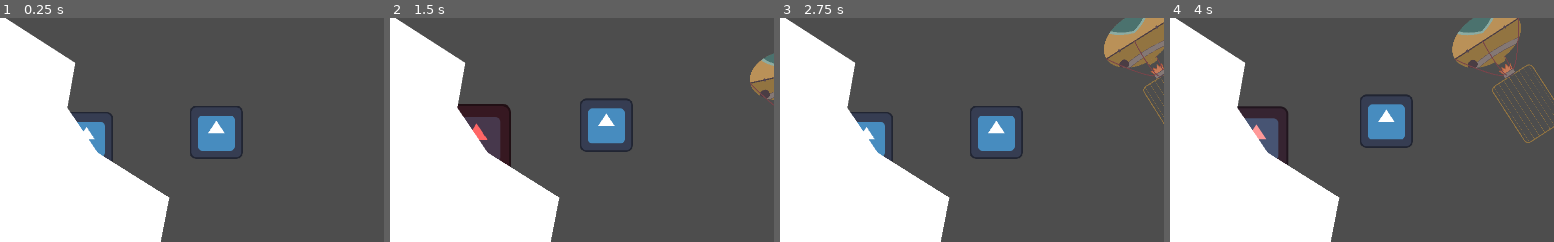
Above: before the commit, frames 1-4 (left to right).
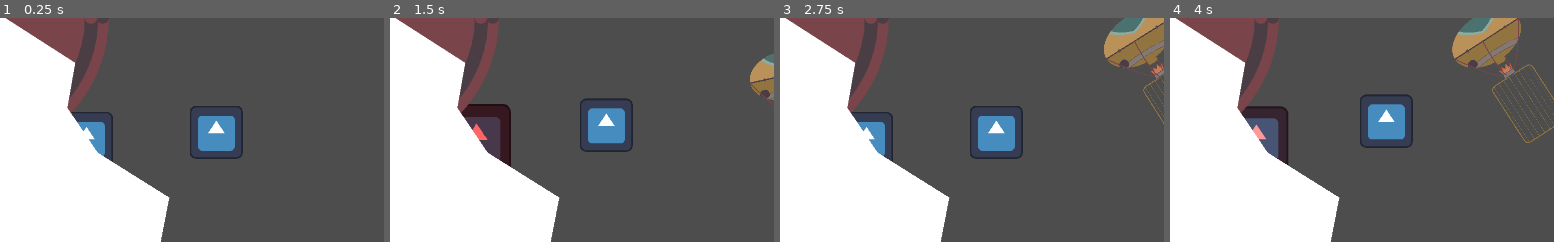
Above: after the commit, the same moments.

Repository: panorb/ludum-dare-53
Game: Godot game, scene res://world.tscn
Same seed, same stepped clock (60 frames per second), same inputs: the game is played once before the commit and once after it. The engine's default icon, where the game draws it, is replaced by a stand-in: a white triangle on a blue panel in a dark square.
Inputs (mouse positions are % of the whole screen's width and height, from its top left):
- Up to frame 1 (0.25 s): no input
- Up to frame 2 (1.5 s): tap Enter (ui_accept) at 0.5, 0.77 s; move the mouse to (71, 45) at 0.52 s; press the mouse at (71, 45) at 0.53 s; move the mouse to (27, 55) at 1.27 s; release the mouse at (27, 55) at 1.28 s; click (27, 55) at 1.35 s
- Up to frame 3 (2.75 s): tap Enter (ui_accept) at 1.52 s; move the mouse to (58, 28) at 2.02 s; press the mouse at (58, 28) at 2.03 s
- Up to frame 4 (4 s): move the mouse to (43, 70) at 2.77 s; release the mouse at (43, 70) at 2.78 s; click (43, 70) at 2.85 s; tap Enter (ui_accept) at 3.02, 3.77 s; move the mouse to (79, 65) at 3.52 s; press the mouse at (79, 65) at 3.53 s
The pictures show only the part of the screen within x 0-50%, y 0-50%; the shares and areas given below are measured in that part.

The runs differ from the first frame. In frame 1, 3.4% of the frame differs, in the area x 1-29%, y 0-43%; in frame 2, 3.4%; in frame 3, 3.4%; in frame 4, 3.4%.

Commit message:
Added card spawner animation

Diff:
--- /dev/null
+++ b/godot/game/card_spawner/card_spawner.gd
@@ -0,0 +1,3 @@
+extends Node2D
+
+signal spawn_card
--- a/godot/game/card_spawner/card_spawner.tscn
+++ b/godot/game/card_spawner/card_spawner.tscn
@@ -1,3 +1,177 @@
-[gd_scene format=3 uid="uid://dadh6w74xlxra"]
+[gd_scene load_steps=9 format=3 uid="uid://dadh6w74xlxra"]
+
+[ext_resource type="Script" path="res://game/card_spawner/card_spawner.gd" id="1_05252"]
+[ext_resource type="Texture2D" uid="uid://ctgxfbfn5iso4" path="res://game/card_spawner/card_spawner_background.svg" id="2_ndkqx"]
+[ext_resource type="Texture2D" uid="uid://bjys70k0ko3s4" path="res://game/card_spawner/card_spawner_inner_wheel.svg" id="3_c5i5m"]
+[ext_resource type="Texture2D" uid="uid://cfsj8fjs2p5jp" path="res://game/card_spawner/card_spawner_core.svg" id="4_f6ax0"]
+[ext_resource type="Texture2D" uid="uid://gjklyh8245hr" path="res://game/card_spawner/card_spawner_effect_ellipse.svg" id="5_urwxv"]
+
+[sub_resource type="Animation" id="Animation_riu7d"]
+resource_name = "spawn"
+length = 6.0
+tracks/0/type = "value"
+tracks/0/imported = false
+tracks/0/enabled = true
+tracks/0/path = NodePath("Background:rotation")
+tracks/0/interp = 2
+tracks/0/loop_wrap = true
+tracks/0/keys = {
+"times": PackedFloat32Array(0, 3),
+"transitions": PackedFloat32Array(1, 1),
+"update": 0,
+"values": [0.0, 18.8496]
+}
+tracks/1/type = "value"
+tracks/1/imported = false
+tracks/1/enabled = true
+tracks/1/path = NodePath("InnerWheel:rotation")
+tracks/1/interp = 2
+tracks/1/loop_wrap = true
+tracks/1/keys = {
+"times": PackedFloat32Array(0, 3),
+"transitions": PackedFloat32Array(1, 1),
+"update": 0,
+"values": [0.0, -25.1327]
+}
+tracks/2/type = "value"
+tracks/2/imported = false
+tracks/2/enabled = true
+tracks/2/path = NodePath("Core:self_modulate")
+tracks/2/interp = 2
+tracks/2/loop_wrap = true
+tracks/2/keys = {
+"times": PackedFloat32Array(0, 0.8, 1.1, 3, 6),
+"transitions": PackedFloat32Array(1, 1, 1, 1, 1),
+"update": 0,
+"values": [Color(1, 1, 1, 0), Color(1, 1, 1, 0), Color(1, 1, 1, 1), Color(1, 1, 1, 1), Color(1, 1, 1, 0)]
+}
+tracks/3/type = "value"
+tracks/3/imported = false
+tracks/3/enabled = true
+tracks/3/path = NodePath("EffectEllipse:visible")
+tracks/3/interp = 1
+tracks/3/loop_wrap = true
+tracks/3/keys = {
+"times": PackedFloat32Array(0, 2, 2.3),
+"transitions": PackedFloat32Array(1, 1, 1),
+"update": 1,
+"values": [false, true, false]
+}
+tracks/4/type = "value"
+tracks/4/imported = false
+tracks/4/enabled = true
+tracks/4/path = NodePath("EffectEllipse:scale")
+tracks/4/interp = 2
+tracks/4/loop_wrap = true
+tracks/4/keys = {
+"times": PackedFloat32Array(2, 2.1, 2.4),
+"transitions": PackedFloat32Array(1, 1, 1),
+"update": 0,
+"values": [Vector2(0.1, 1), Vector2(1, 1), Vector2(0.1, 1)]
+}
+tracks/5/type = "method"
+tracks/5/imported = false
+tracks/5/enabled = true
+tracks/5/path = NodePath(".")
+tracks/5/interp = 1
+tracks/5/loop_wrap = true
+tracks/5/keys = {
+"times": PackedFloat32Array(2.1),
+"transitions": PackedFloat32Array(1),
+"values": [{
+"args": [&"spawn_card"],
+"method": &"emit_signal"
+}]
+}
+
+[sub_resource type="Animation" id="Animation_1nxe6"]
+length = 0.001
+tracks/0/type = "value"
+tracks/0/imported = false
+tracks/0/enabled = true
+tracks/0/path = NodePath("Background:rotation")
+tracks/0/interp = 1
+tracks/0/loop_wrap = true
+tracks/0/keys = {
+"times": PackedFloat32Array(0),
+"transitions": PackedFloat32Array(1),
+"update": 0,
+"values": [0.0]
+}
+tracks/1/type = "value"
+tracks/1/imported = false
+tracks/1/enabled = true
+tracks/1/path = NodePath("InnerWheel:rotation")
+tracks/1/interp = 1
+tracks/1/loop_wrap = true
+tracks/1/keys = {
+"times": PackedFloat32Array(0),
+"transitions": PackedFloat32Array(1),
+"update": 0,
+"values": [0.0]
+}
+tracks/2/type = "value"
+tracks/2/imported = false
+tracks/2/enabled = true
+tracks/2/path = NodePath("Core:self_modulate")
+tracks/2/interp = 1
+tracks/2/loop_wrap = true
+tracks/2/keys = {
+"times": PackedFloat32Array(0),
+"transitions": PackedFloat32Array(1),
+"update": 0,
+"values": [Color(1, 1, 1, 0)]
+}
+tracks/3/type = "value"
+tracks/3/imported = false
+tracks/3/enabled = true
+tracks/3/path = NodePath("EffectEllipse:visible")
+tracks/3/interp = 1
+tracks/3/loop_wrap = true
+tracks/3/keys = {
+"times": PackedFloat32Array(0),
+"transitions": PackedFloat32Array(1),
+"update": 1,
+"values": [false]
+}
+tracks/4/type = "value"
+tracks/4/imported = false
+tracks/4/enabled = true
+tracks/4/path = NodePath("EffectEllipse:scale")
+tracks/4/interp = 1
+tracks/4/loop_wrap = true
+tracks/4/keys = {
+"times": PackedFloat32Array(0),
+"transitions": PackedFloat32Array(1),
+"update": 0,
+"values": [Vector2(0.1, 1)]
+}
+
+[sub_resource type="AnimationLibrary" id="AnimationLibrary_rs1v2"]
+_data = {
+"RESET": SubResource("Animation_1nxe6"),
+"spawn": SubResource("Animation_riu7d")
+}
 
 [node name="CardSpawner" type="Node2D"]
+script = ExtResource("1_05252")
+
+[node name="Background" type="Sprite2D" parent="."]
+texture = ExtResource("2_ndkqx")
+
+[node name="InnerWheel" type="Sprite2D" parent="."]
+texture = ExtResource("3_c5i5m")
+
+[node name="Core" type="Sprite2D" parent="."]
+self_modulate = Color(1, 1, 1, 0)
+texture = ExtResource("4_f6ax0")
+
+[node name="EffectEllipse" type="Sprite2D" parent="."]
+visible = false
+scale = Vector2(0.1, 1)
+texture = ExtResource("5_urwxv")
+
+[node name="AnimationPlayer" type="AnimationPlayer" parent="."]
+libraries = {
+"": SubResource("AnimationLibrary_rs1v2")
+}
--- a/godot/game/card_spawner/card_spawner_inner_wheel.svg
+++ b/godot/game/card_spawner/card_spawner_inner_wheel.svg
@@ -7,10 +7,10 @@
             <path d="M334.005,26.79C504.113,26.79 642.219,164.897 642.219,335.005C642.219,505.113 504.113,643.219 334.0 …(302 unchanged characters)…
         </clipPath>
         <g clip-path="url(#_clip1)">
-            <g transform="matrix(1,0,0,1,54.805,-274.671)">
+            <g transform="matrix(1,0,0,1,54.805,-276.671)">
                 <circle cx="279.2" cy="319.421" r="14.583" style="fill:rgb(121,68,74);"/>
             </g>
-            <g transform="matrix(1,0,0,1,-238.826,15.5833)">
+            <g transform="matrix(1,0,0,1,-236.826,15.5833)">
                 <circle cx="279.2" cy="319.421" r="14.583" style="fill:rgb(121,68,74);"/>
             </g>
             <g transform="matrix(1,0,0,1,54.805,306.366)">
